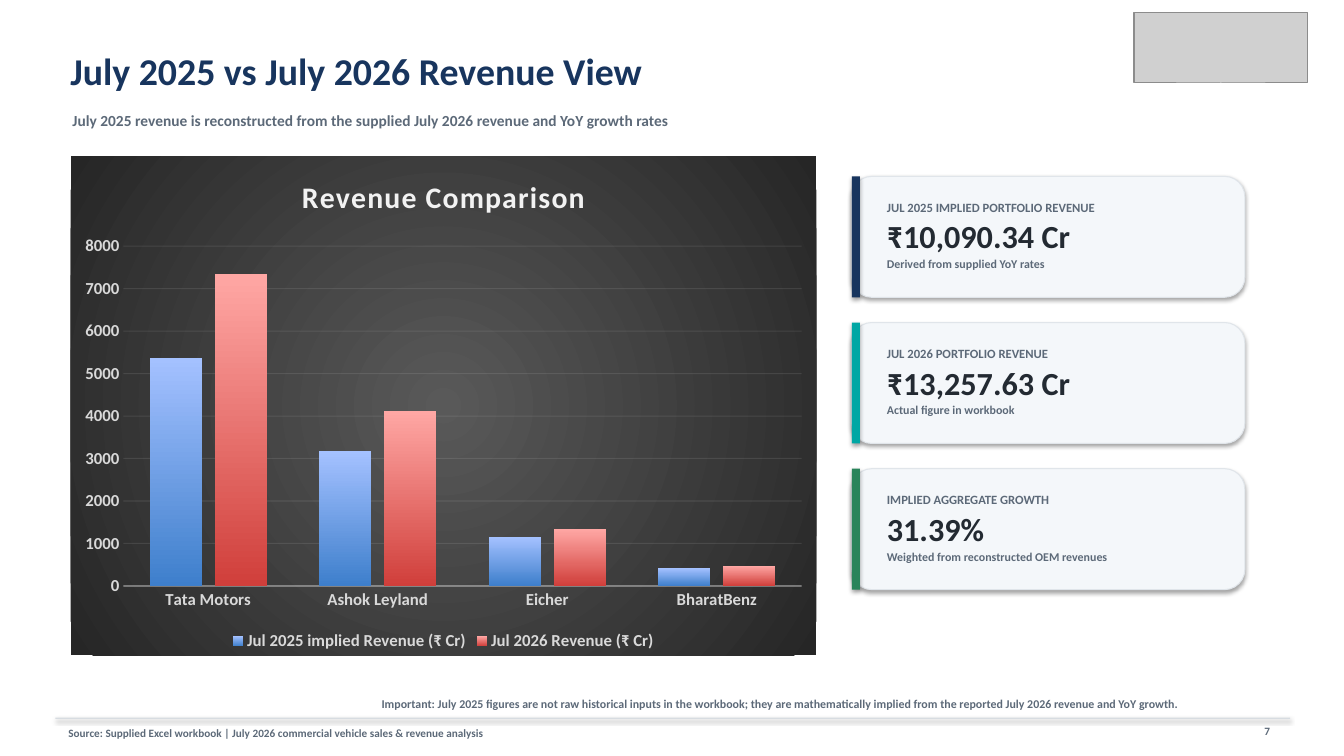
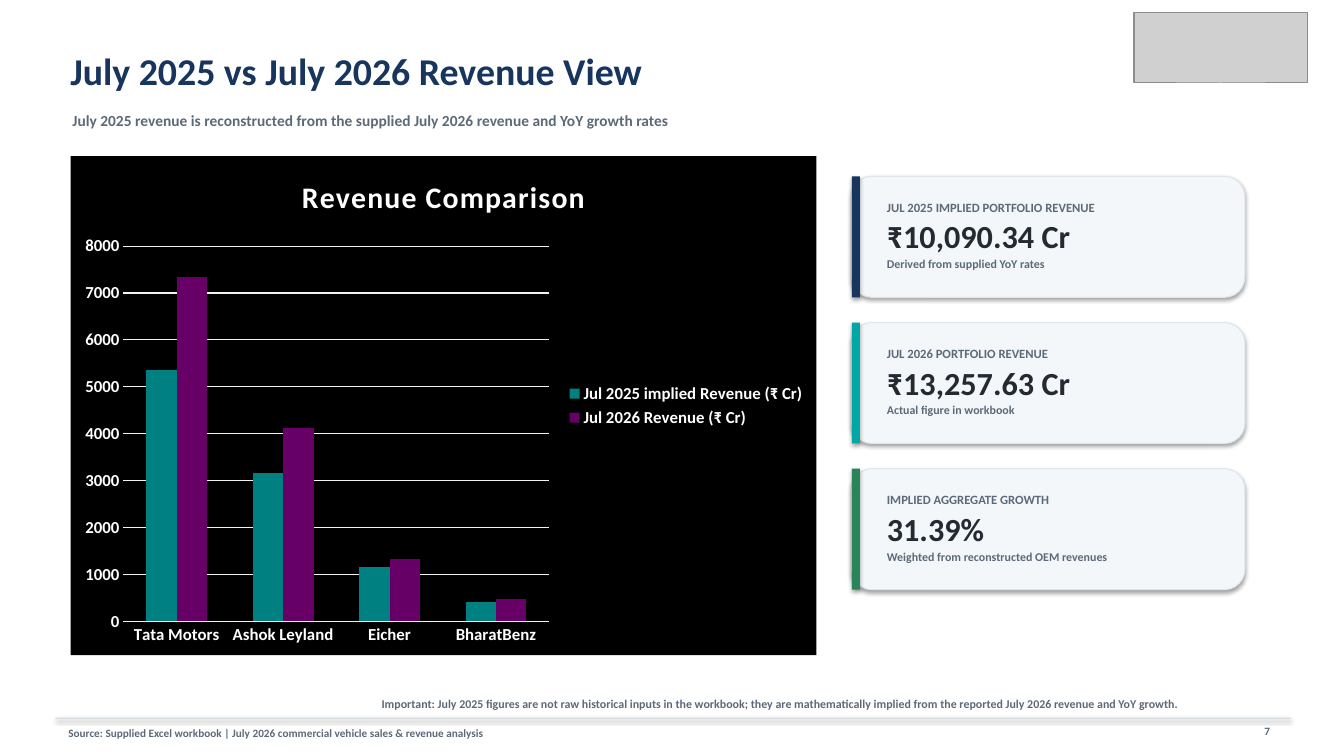
Before and after one commit to siddharthburman3-cmd/Sales-Revenue-Dashboard-with-KPI-Tracker, a slide deck: slide 7 of Commercial_Vehicles_July_2026_Sales_Revenue_Presentation.pptx. Drawn at 1344x756 pixels with LibreOffice and Linux fonts; fonts in the diff are those of the drawing; grey boxes stand for pictures. Boxes give left, top, right and bottom in pixels: in the first picture for what was removed or moved away, otherwise in the second. Text is boxed around its words. In the diff, an @@ line names an element or a change of style, - is before the commit and + after.

```diff
--- a/Commercial_Vehicles_July_2026_Sales_Revenue_Presentation.pptx
+++ b/Commercial_Vehicles_July_2026_Sales_Revenue_Presentation.pptx
@@ column chart at (71, 156, 817, 655) @@
@@ title "Revenue Comparison " to "Revenue Comparison" @@
@@ colour of Jul 2025 implied Revenue (₹ Cr) gradient #3F80CE to #A4C4FF to #008080 @@
@@ colour of Jul 2026 Revenue (₹ Cr) gradient #D1403C to #FFA6A5 to #660066 @@
@@ legend changed @@
@@ category axis changed @@
@@ value axis changed @@
@@ bar spacing changed @@
@@ background changed @@
```
Also in this commit, not shown: 7 other slides changed, 1 slide added.
